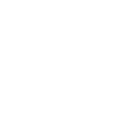
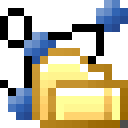
Two versions of the same layered image (128×128). Layer-by-layer changes:
added layer "Ebene 129" above "Overlay: New Page" over [32, 48, 128, 128]
showed group "SEFF Neu" (5 layers) over [0, 0, 128, 120]
